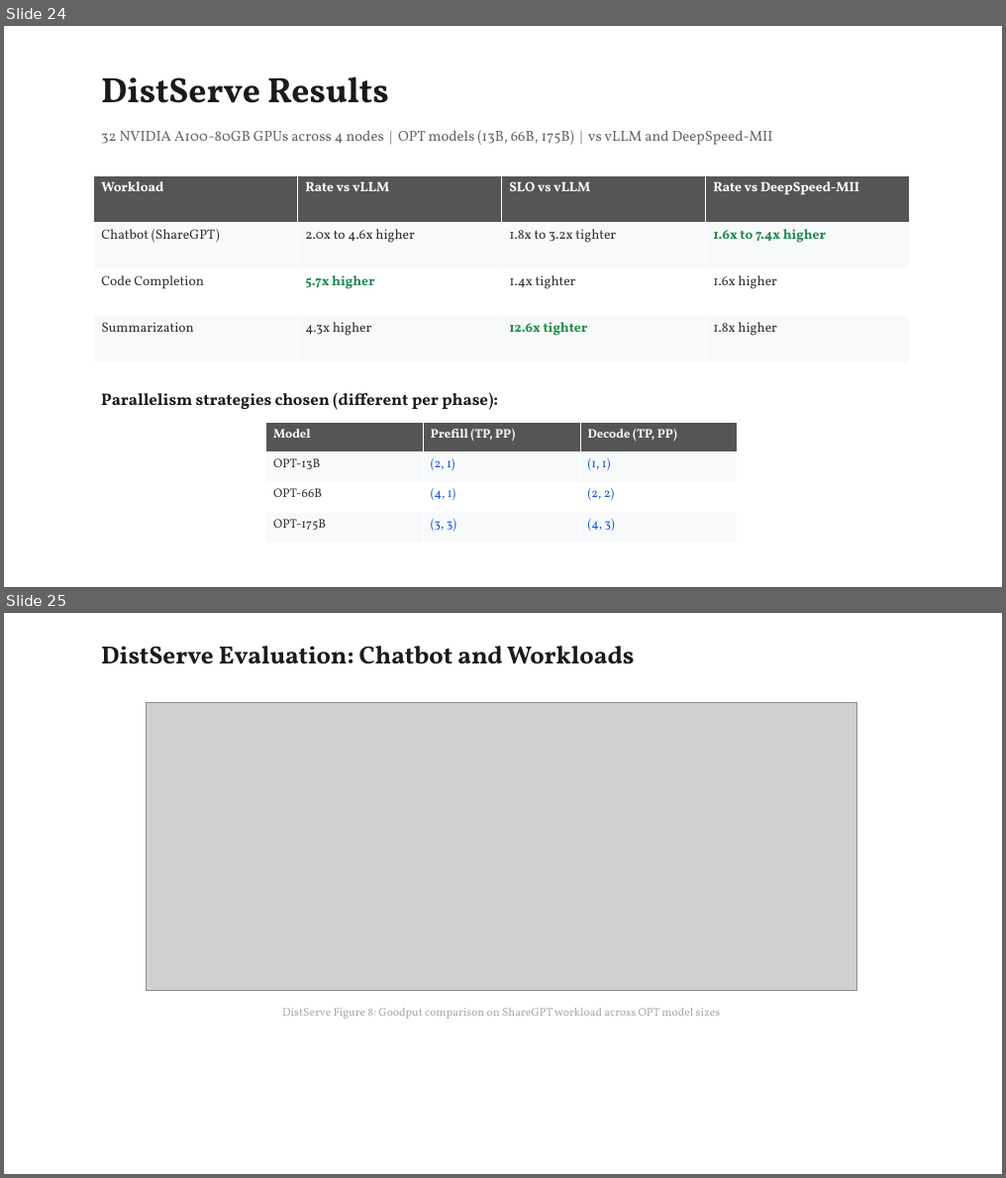
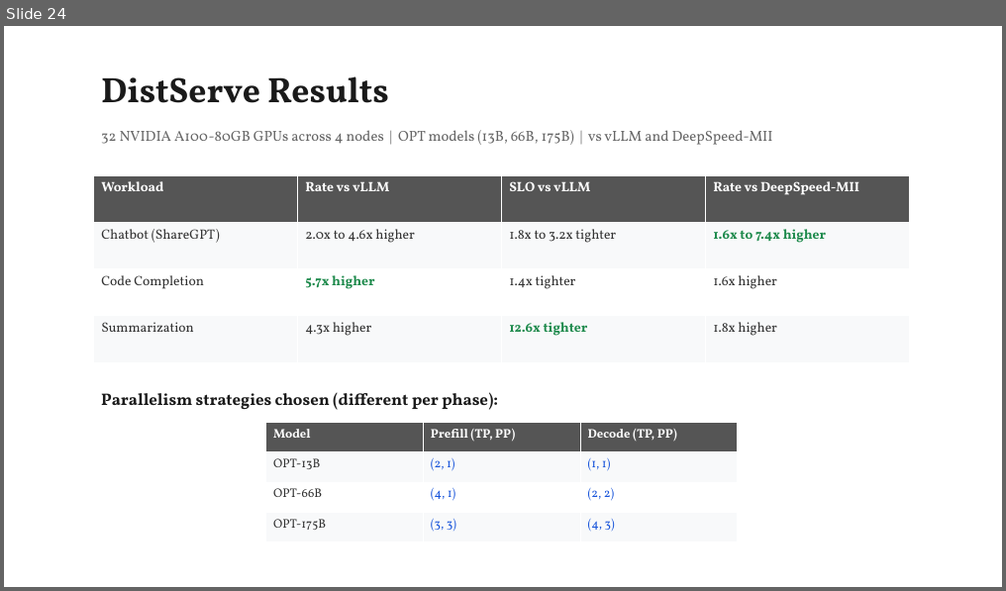
Before and after one commit to beratcelik1/llm-inference-phase-disaggregation, a slide deck: presentation/Phase_Disaggregation_LLM_Inference.pptx. Shown one above the other, each under a label of ours: slides 24 and 25 before the commit, slide 24 after it. The pictures are 1006x1178 and 1006x591 pixels, drawn with LibreOffice and Linux fonts; fonts in the diff are those of the drawing; grey boxes stand for pictures. Boxes give left, top, right and bottom in pixels: in the first picture for what was removed or moved away, otherwise in the second. Text is boxed around its words. In the diff, an @@ line names an element or a change of style, - is before the commit and + after.

Commit message:
feat: add manual screenshots, proper references, references slide
- 8 paper figures from manual screenshots
- Figure captions now cite Source: Author et al., Venue, Figure N
- Added References slide (Splitwise, DistServe, Sarathi, vLLM, FlexGen)
- 33 slides total
- Regenerated all PDFs

```diff
--- a/presentation/Phase_Disaggregation_LLM_Inference.pptx
+++ b/presentation/Phase_Disaggregation_LLM_Inference.pptx
@@ slide 25 removed at bbox=[4, 613, 1002, 1174], background #FFFFFF @@
@@ text removed at bbox=[101, 646, 634, 664] @@
-DistServe Evaluation: Chatbot and Workloads
@@ picture removed at bbox=[147, 703, 857, 990] @@
@@ text removed at bbox=[282, 1008, 721, 1019] @@
-DistServe Figure 8: Goodput comparison on ShareGPT workload across OPT model sizes
```
Also in this commit, not shown: 1 slide changed, 6 slides added, 4 other slides removed, 13 other files.
